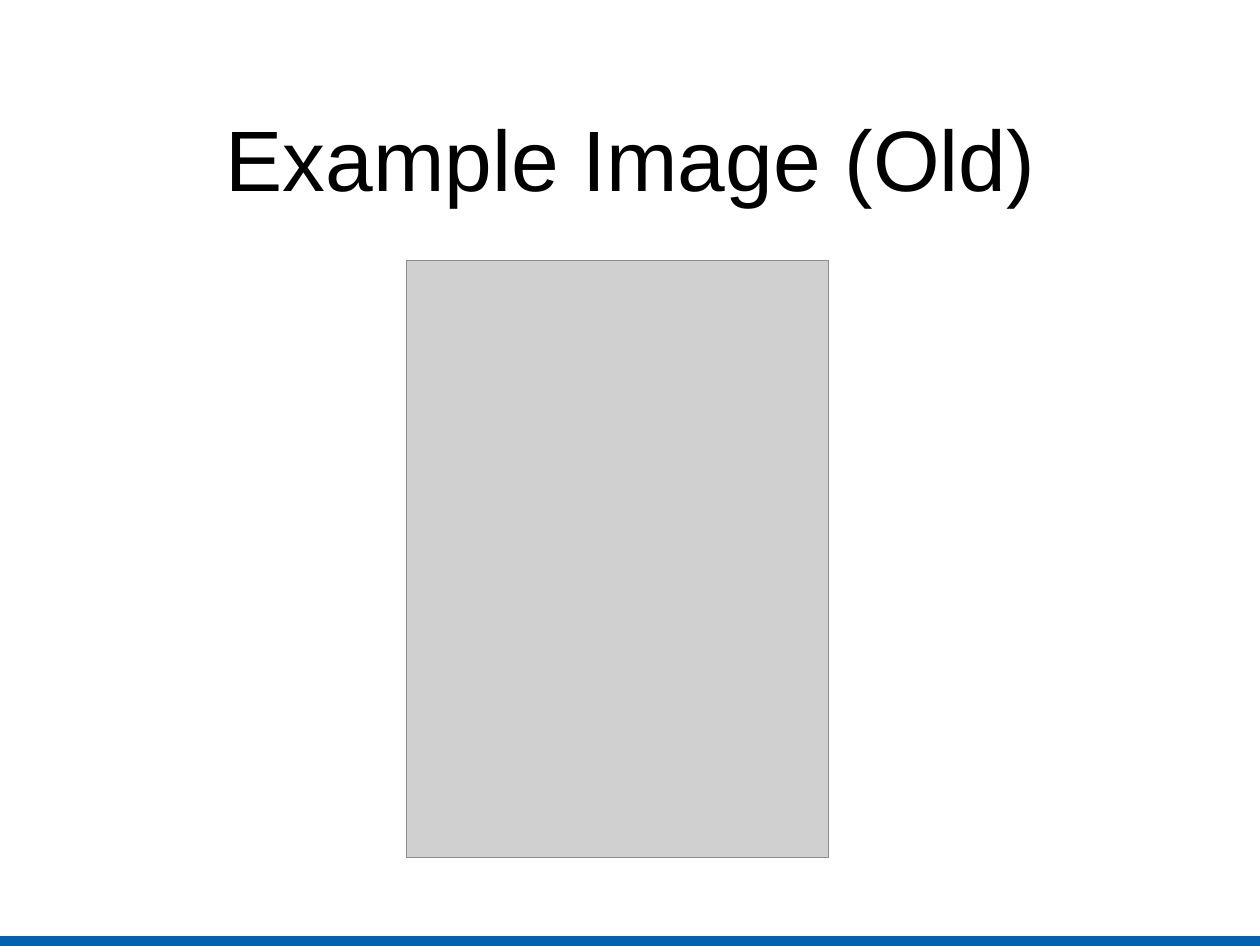
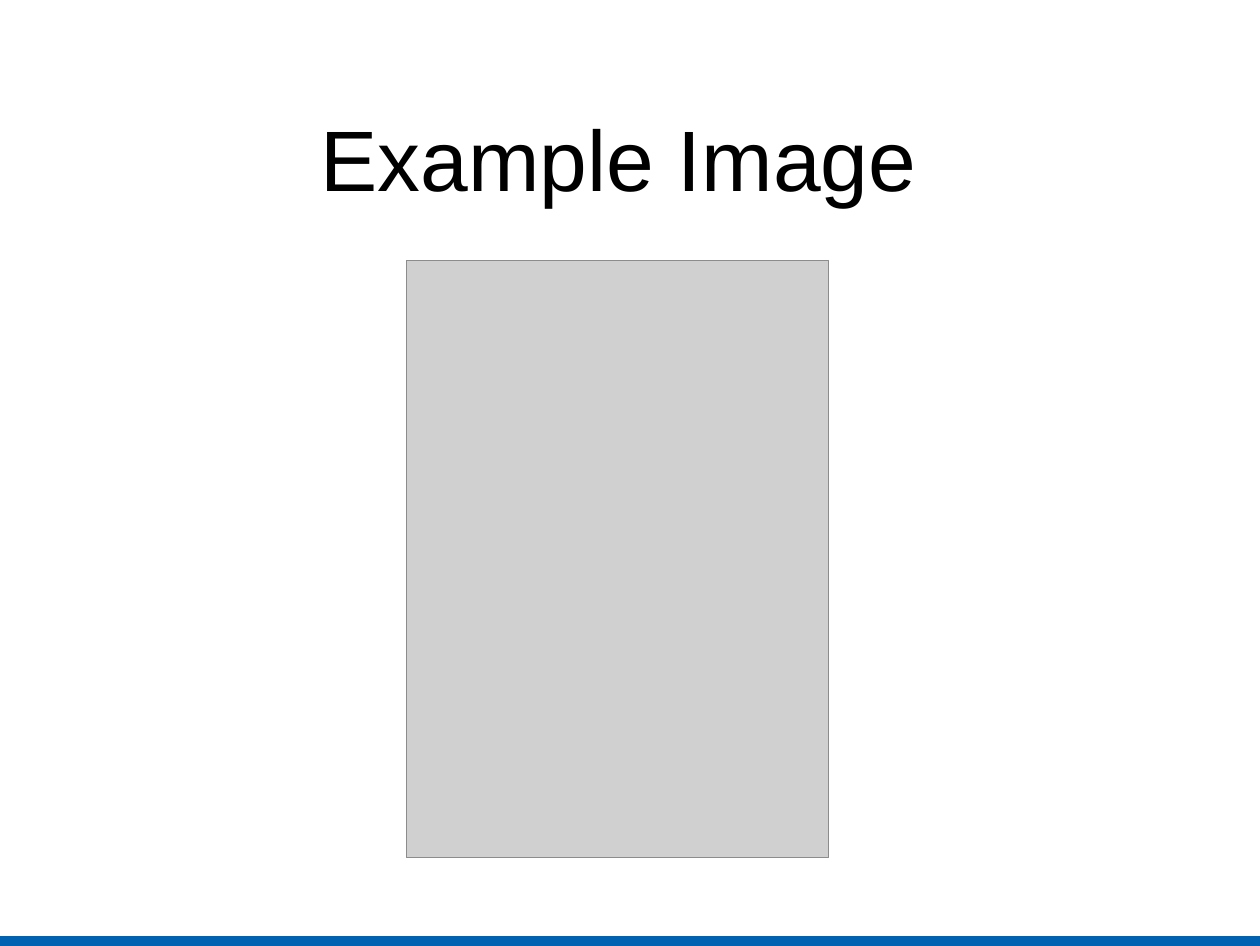
Before and after one commit to kratos12000/FastXMLDiff, a slide deck: slide 10 of Presentation/Slides.odp (slide 11 before the commit). Drawn at 1260x946 pixels with LibreOffice and Linux fonts; fonts in the diff are those of the drawing; grey boxes stand for pictures. Boxes give left, top, right and bottom in pixels: in the first picture for what was removed or moved away, otherwise in the second. Text is boxed around its words. In the diff, an @@ line names an element or a change of style, - is before the commit and + after.

```diff
--- a/Presentation/Slides.odp
+++ b/Presentation/Slides.odp
@@ title at bbox=[321, 129, 916, 207]: text changed @@
-Example Image (Old)
+Example Image
```
Also in this commit, not shown: 4 other slides changed, 2 slides added, 2 slides removed.
